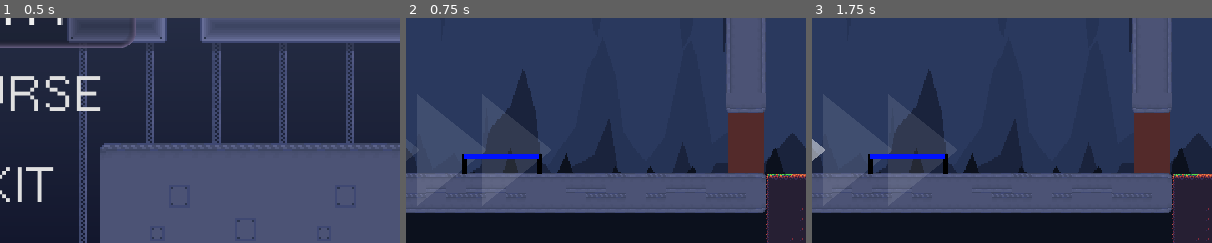
Above: before the commit, frames 1-3 (left to right).
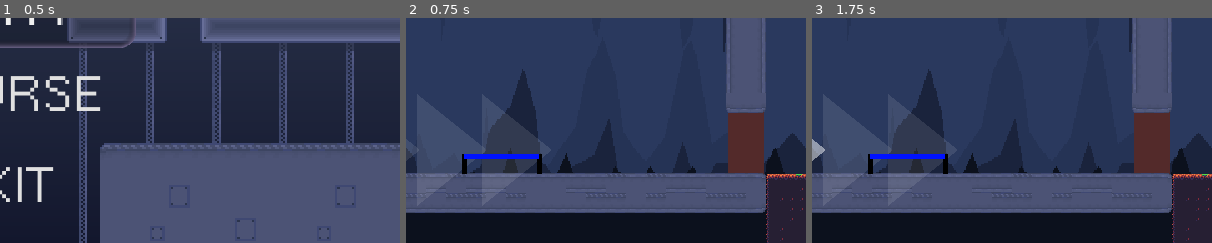
Above: after the commit, the same moments.

Repository: codemonsters/racekombat
Game: Godot game, scene res://Game.tscn
The game is run twice, just before and just after one commit, with the same random seed, the same clock (stepped at 60 frames per second) and the same inputs.
Inputs (mouse positions are % of the whole screen's width and height, from its top left):
- Up to frame 1 (0.5 s): no input
- Up to frame 2 (0.75 s): click "PLAY" at 0.5 s
- Up to frame 3 (1.75 s): tap Enter at 1.25 s; move the mouse to (72, 45) at 1.27 s; hold D from 1.28 s (still down); tap V at 1.35 s; tap W at 1.52 s
The pictures show only the part of the screen within x 50-100%, y 50-100%; the shares and areas given below are measured in that part.

Frame 1 is identical in both runs. In frame 2, 0.1% of the frame differs, in the area x 90-100%, y 69-100%; in frame 3, 0.1%.

Commit message:
Comienza a separar el nivel del waiting room en sí.
De esta forma, se podrá escoger niveles aleatorios o pre-creados

Diff:
--- a/server/screens/game/MovementCamera.gd
+++ b/server/screens/game/MovementCamera.gd
@@ -28,7 +28,7 @@
 # Variable en la que se almacena el Tilemap
 var _tilemap
 # Tamaño de los tiles
-onready var tile_side : int = _tilemap.get_node("TileMap").cell_size.x
+onready var tile_side : int
 # Tamaño de la cámara medido en tiles
 onready var camera_width := get_viewport().size.x
 
@@ -101,6 +101,8 @@
 
 func _on_Tilemap_2_0_tilemap_generated():
 	_tilemap = get_node("/root/Main/CurrentScene/Waiting Room/Tilemap 2_0")
+	tile_side = _tilemap.get_node("TileMap").cell_size.x
 	_alturas_medias_tilemap = _tilemap.calcular_y_media()
-	yield(self, "ready")
+	print("W")
+#	yield(self, "ready")
 	alturas_medias_camara = get_camera_average_y_values()
--- a/server/screens/game/WaitingRoom.gd
+++ b/server/screens/game/WaitingRoom.gd
@@ -4,6 +4,7 @@
 var player_id := 0
 var bodies_in_door = []
 
+export(PackedScene) var CourseResource
 
 const PlayerResource = preload("res://screens/game/player_new/Player.tscn")
 # Lista que utilizaremos para dar un tinte distinto a cada jugador
@@ -20,8 +21,13 @@
 
 func _ready():
 	MusicManager.WaitingRoomMusicPlay()
+	var course = CourseResource.instance()
+	course.position = Vector2(1216, 609)
+	add_child(course)
+	$Camera2D._on_Tilemap_2_0_tilemap_generated()
 	_create_meta($Meta)
 	$Meta.set_deferred("monitoring", false)
+
 
 func controller_input(_controller, action, _is_main, is_pressed):
 	var player_found := false
--- a/server/screens/game/WaitingRoom.tscn
+++ b/server/screens/game/WaitingRoom.tscn
@@ -469,6 +469,7 @@
 
 [node name="Waiting Room" type="Node2D"]
 script = ExtResource( 1 )
+CourseResource = ExtResource( 5 )
 
 [node name="ParallaxBackground" type="ParallaxBackground" parent="."]
 scale = Vector2( 2, 3 )
@@ -543,9 +544,6 @@
 
 [node name="CollisionShape2D" type="CollisionShape2D" parent="DoorOpeningArea"]
 shape = SubResource( 42 )
-
-[node name="Tilemap 2_0" parent="." instance=ExtResource( 5 )]
-position = Vector2( 1216, 609 )
 
 [node name="Camera2D" type="Camera2D" parent="."]
 position = Vector2( 640, 360 )
@@ -656,7 +654,6 @@
 [connection signal="body_entered" from="Limite" to="." method="_on_Limite_body_entered"]
 [connection signal="body_entered" from="DoorOpeningArea" to="." method="_on_DoorOpeningArea_body_entered"]
 [connection signal="body_exited" from="DoorOpeningArea" to="." method="_on_DoorOpeningArea_body_exited"]
-[connection signal="tilemap_generated" from="Tilemap 2_0" to="Camera2D" method="_on_Tilemap_2_0_tilemap_generated"]
 [connection signal="body_entered" from="Camera2D/KillArea" to="." method="_on_KillArea_body_entered"]
 [connection signal="body_entered" from="Camera2D/KillAreaFloor" to="." method="_on_KillAreaFloor_body_entered"]
 [connection signal="body_entered" from="Camera2D/KillAreaLeft" to="." method="_on_KillAreaLeft_body_entered"]
